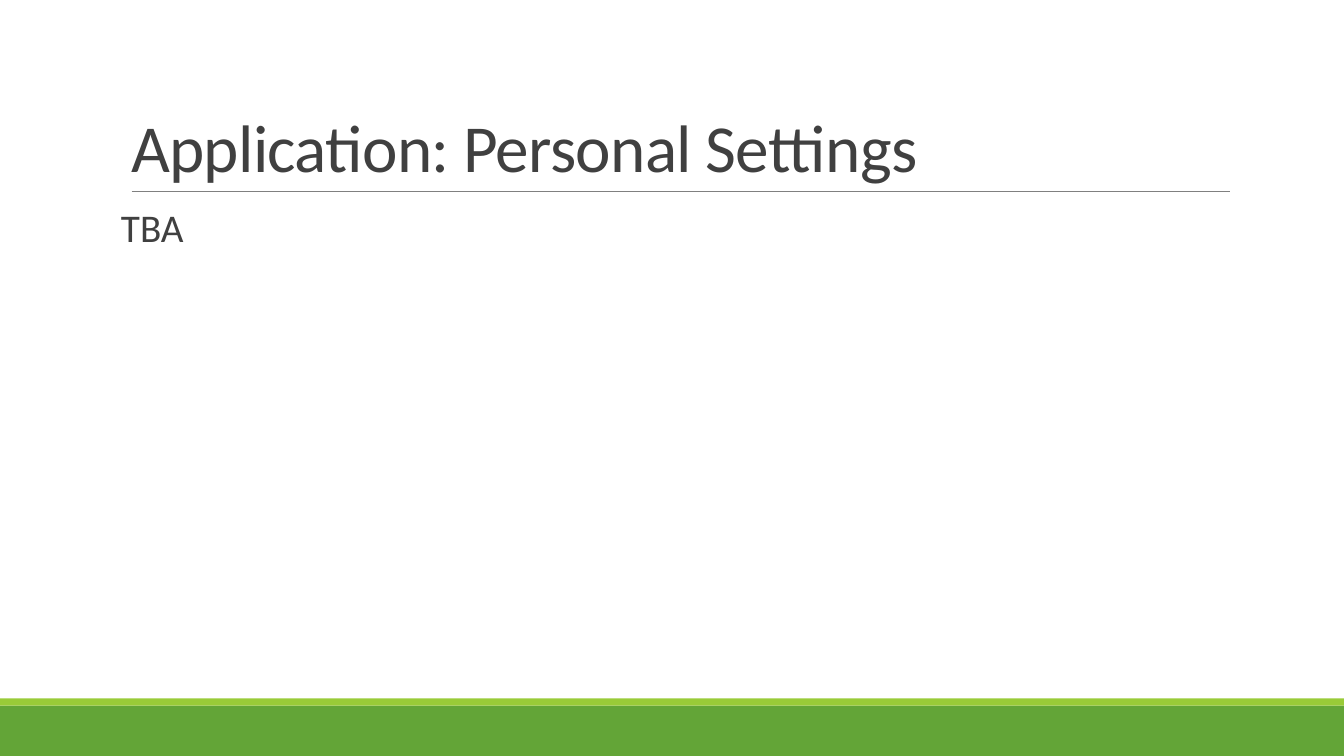
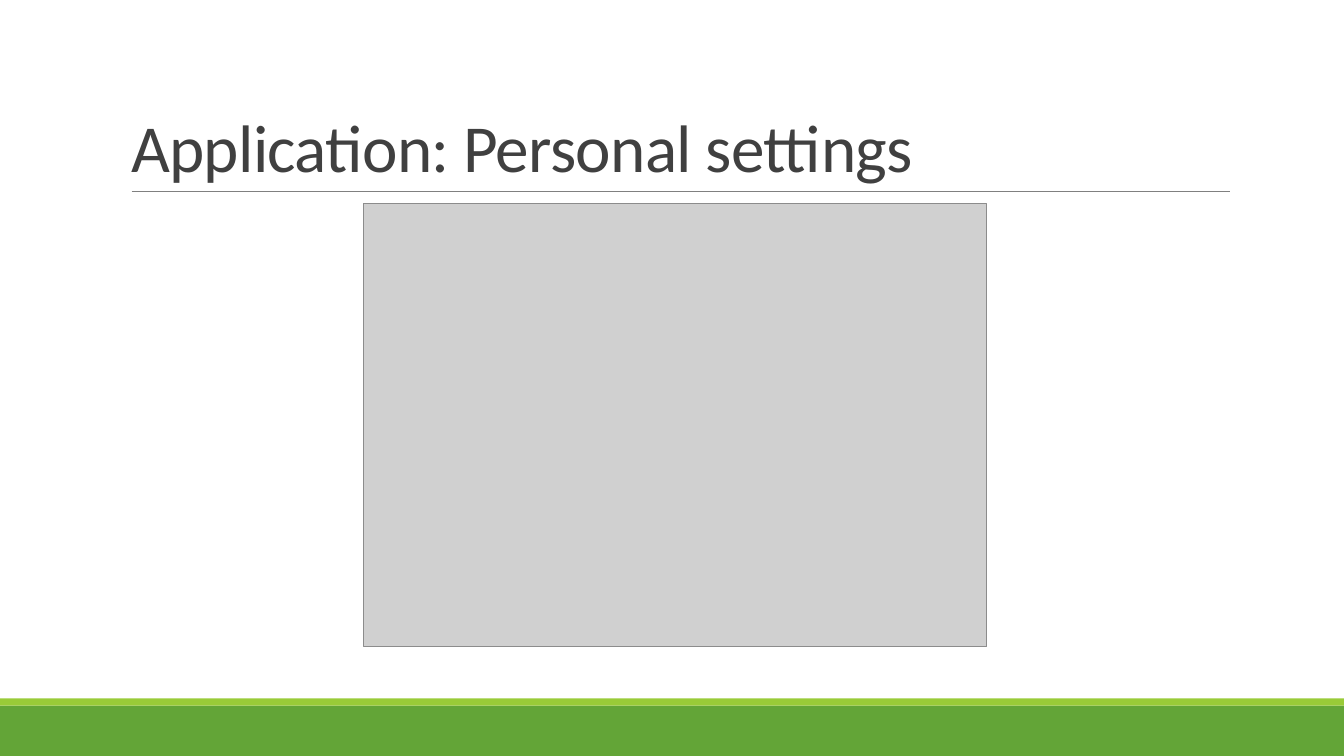
Before and after one commit to shossains/OOPProject, a slide deck: slide 11 of PpGoGreen.pptx (slide 12 before the commit). Drawn at 1344x756 pixels with LibreOffice and Linux fonts; fonts in the diff are those of the drawing; grey boxes stand for pictures. Boxes give left, top, right and bottom in pixels: in the first picture for what was removed or moved away, otherwise in the second. Text is boxed around its words. In the diff, an @@ line names an element or a change of style, - is before the commit and + after.

Commit message:
Replace PpGoGreen.pptx, add screenshots to stats, achievements and personal settings

```diff
--- a/PpGoGreen.pptx
+++ b/PpGoGreen.pptx
@@ title at [131, 125, 913, 184]: text changed @@
-Application: Personal Settings
+Application: Personal settings
@@ picture added at [364, 204, 987, 647] @@
@@ text removed at [121, 217, 184, 242] @@
-TBA
```
Also in this commit, not shown: 3 other slides changed, 1 slide removed.
